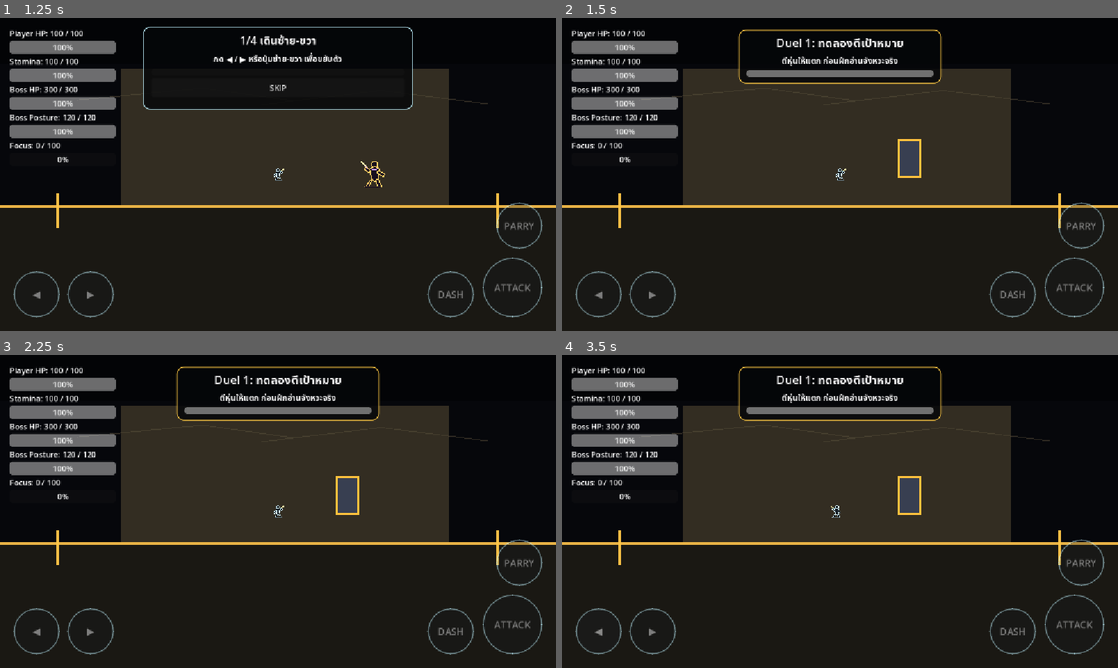
Above: before the commit, frames 1-4 (two rows, left to right).
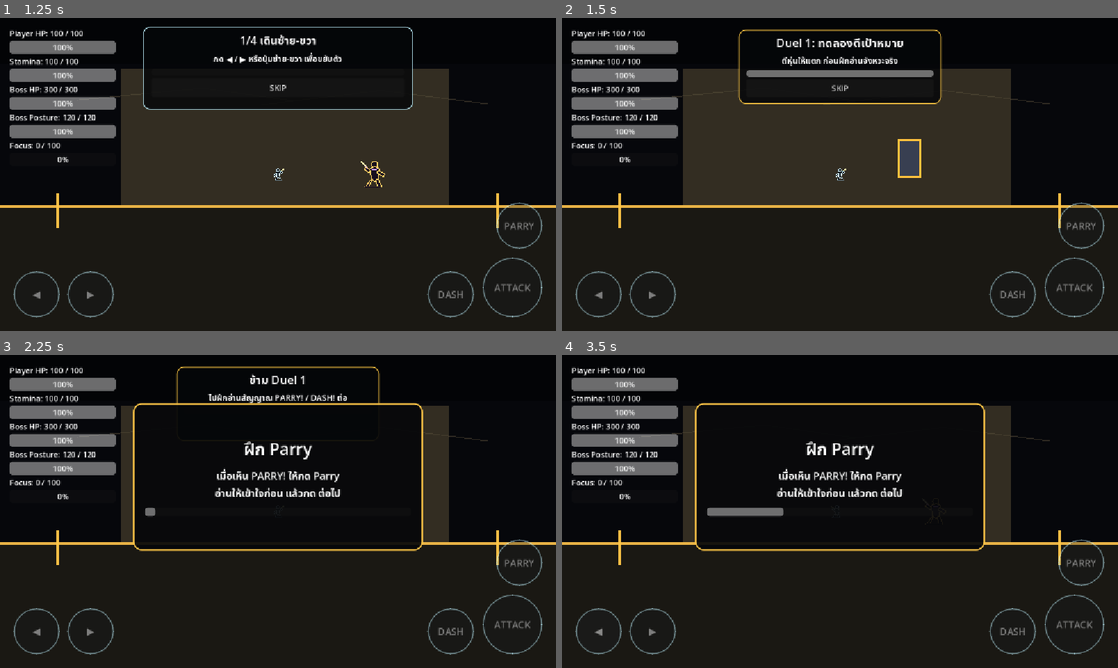
Above: after the commit, the same moments.

Repository: shanwinder/lastblade
Game: Godot game, scene res://scenes/main/BossBrokenMaster.tscn
Same seed, same stepped clock (60 frames per second), same inputs: the game is played once before the commit and once after it.
Inputs (mouse positions are in pixels of both pictures, inside the frame that each line leads up to):
- Up to frame 1 (1.25 s): click "START" at 0.5 s
- Up to frame 2 (1.5 s): click "SKIP" at 1.25 s
- Up to frame 3 (2.25 s): click (278, 423) at 2 s, where only the run after the commit has a clickable "SKIP"
- Up to frame 4 (3.5 s): click "◀" at 2.75 s

Frame 1 is identical in both runs. In frame 2, 2.5% of the frame differs, in the area x 31-69%, y 18-28%; in frame 3, 24%; in frame 4, 24%, in the area x 23-77%, y 3-63%.

Commit message:
feat: add skip button to duel 1 dummy

Diff:
--- a/last-blade-trial/duel_1_dummy_manager.gd
+++ b/last-blade-trial/duel_1_dummy_manager.gd
@@ -4,6 +4,7 @@
 # Duel1DummyManager.gd
 # จัดลำดับ Phase 9 หลัง Training Coach
 # ให้ผู้เล่นตีหุ่น Duel 1 ให้ตายก่อน แล้วค่อยเปิด Duel Practice / Boss ต่อ
+# เวอร์ชันนี้เพิ่มปุ่ม Skip สำหรับผู้เล่นที่อยากไปต่อทันที
 # =========================
 
 const Duel1DummyTargetScript = preload("res://duel_1_dummy_target.gd")
@@ -20,6 +21,12 @@
 # แสดงแค่ครั้งแรกของ session เพื่อไม่รบกวนการเล่นซ้ำ
 @export var show_only_once_per_session: bool = true
 
+# เปิด/ปิดปุ่ม Skip สำหรับข้ามหุ่น Duel 1
+@export var skip_button_enabled: bool = true
+
+# ข้อความบนปุ่ม Skip
+@export var skip_button_text: String = "SKIP"
+
 # ตำแหน่ง spawn หุ่น Duel 1
 @export var dummy_spawn_position: Vector2 = Vector2(720.0, 324.0)
 
@@ -49,6 +56,7 @@
 var title_label: Label = null
 var body_label: Label = null
 var hp_bar: ProgressBar = null
+var skip_button: Button = null
 
 var dummy_target: Node = null
 var has_started_dummy: bool = false
@@ -103,9 +111,9 @@
 	add_child(root_control)
 
 	panel = PanelContainer.new()
-	panel.custom_minimum_size = Vector2(420.0, 112.0)
+	panel.custom_minimum_size = Vector2(420.0, 154.0)
 	panel.position = Vector2(366.0, 24.0)
-	panel.mouse_filter = Control.MOUSE_FILTER_IGNORE
+	panel.mouse_filter = Control.MOUSE_FILTER_STOP
 	root_control.add_child(panel)
 
 	var style := StyleBoxFlat.new()
@@ -141,6 +149,14 @@
 	hp_bar.show_percentage = false
 	layout.add_child(hp_bar)
 
+	skip_button = Button.new()
+	skip_button.custom_minimum_size = Vector2(130.0, 36.0)
+	skip_button.focus_mode = Control.FOCUS_NONE
+	skip_button.text = skip_button_text
+	skip_button.add_theme_font_size_override("font_size", 16)
+	skip_button.pressed.connect(on_skip_button_pressed)
+	layout.add_child(skip_button)
+
 	root_control.visible = false
 
 
@@ -203,6 +219,7 @@
 	spawn_dummy_target()
 
 	root_control.visible = true
+	set_skip_button_visible(skip_button_enabled)
 	title_label.text = "Duel 1: ทดลองตีเป้าหมาย"
 	body_label.text = "ตีหุ่นให้แตก ก่อนฝึกอ่านจังหวะจริง"
 	update_hp_bar(dummy_max_hp, dummy_max_hp)
@@ -253,15 +270,32 @@
 	if is_dummy_completed:
 		return
 
+	finish_dummy_duel(false)
+
+
+func finish_dummy_duel(was_skipped: bool) -> void:
+	# จบ Duel 1 Dummy ไม่ว่าจะตีหุ่นตายหรือกด Skip
+	if is_dummy_completed:
+		return
+
 	is_dummy_active = false
 	is_dummy_completed = true
 	has_completed_dummy_this_session = true
+	set_skip_button_visible(false)
+
+	if dummy_target != null and is_instance_valid(dummy_target):
+		dummy_target.queue_free()
+
 	root_control.visible = true
-	title_label.text = "ผ่าน Duel 1"
-	body_label.text = "ต่อไปจะฝึกอ่านสัญญาณ PARRY! / DASH!"
+	if was_skipped:
+		title_label.text = "ข้าม Duel 1"
+		body_label.text = "ไปฝึกอ่านสัญญาณ PARRY! / DASH! ต่อ"
+	else:
+		title_label.text = "ผ่าน Duel 1"
+		body_label.text = "ต่อไปจะฝึกอ่านสัญญาณ PARRY! / DASH!"
+
 	update_hp_bar(0, dummy_max_hp)
-
-	print("Duel 1 Dummy completed")
+	print("Duel 1 Dummy completed. Skipped =", was_skipped)
 
 	await get_tree().create_timer(dummy_clear_message_time).timeout
 
@@ -269,6 +303,14 @@
 	set_boss_hold(true)
 	show_boss_if_needed()
 	enable_duel_intro_if_available()
+
+
+func on_skip_button_pressed() -> void:
+	# ข้ามหุ่น Duel 1 เพื่อไปยัง Duel Practice ทันที
+	if is_dummy_completed:
+		return
+
+	finish_dummy_duel(true)
 
 
 func set_boss_hold(should_hold: bool) -> void:
@@ -308,3 +350,12 @@
 	# เปิด DuelIntro หลังผ่านหุ่น Duel 1 แล้ว
 	if is_instance_valid(duel_intro_manager):
 		duel_intro_manager.set("duel_intro_enabled", true)
+
+
+func set_skip_button_visible(is_visible: bool) -> void:
+	# ซ่อน/แสดงปุ่ม Skip ของกล่อง Duel 1 Dummy
+	if skip_button == null:
+		return
+
+	skip_button.visible = is_visible
+	skip_button.disabled = not is_visible
